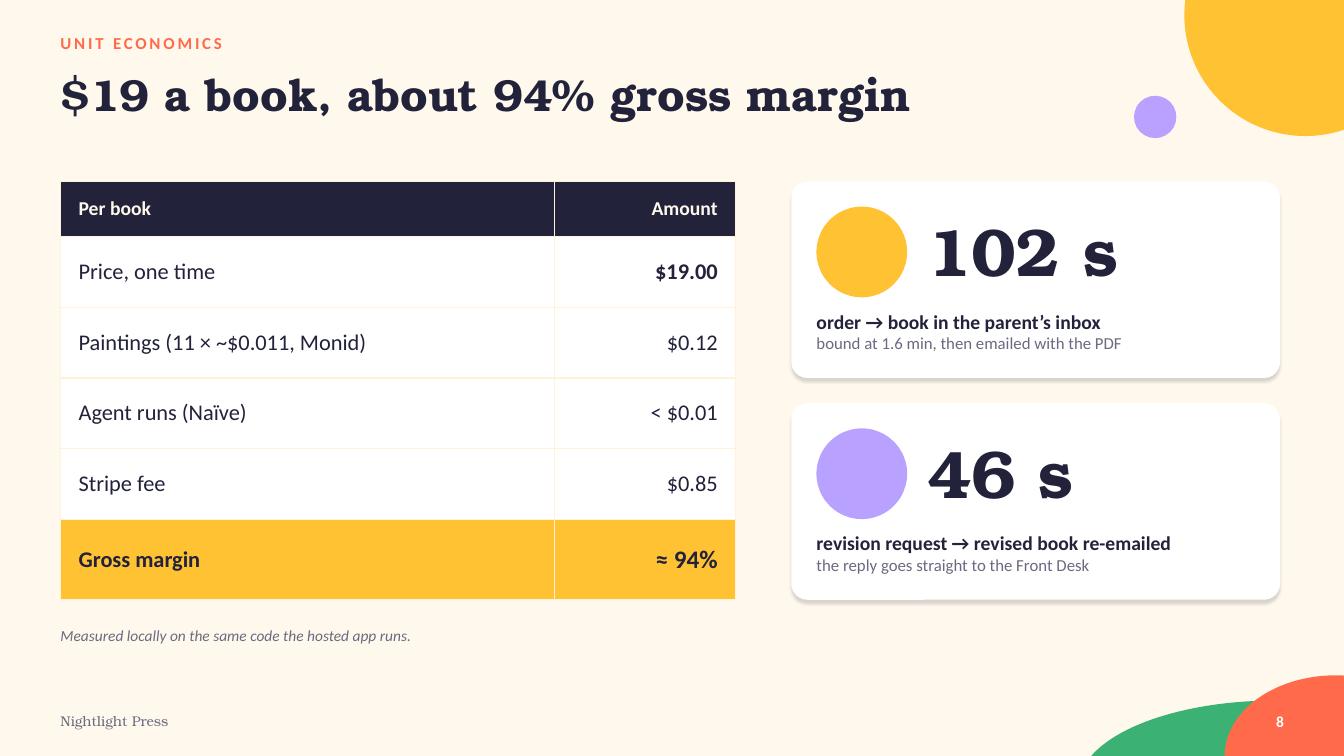
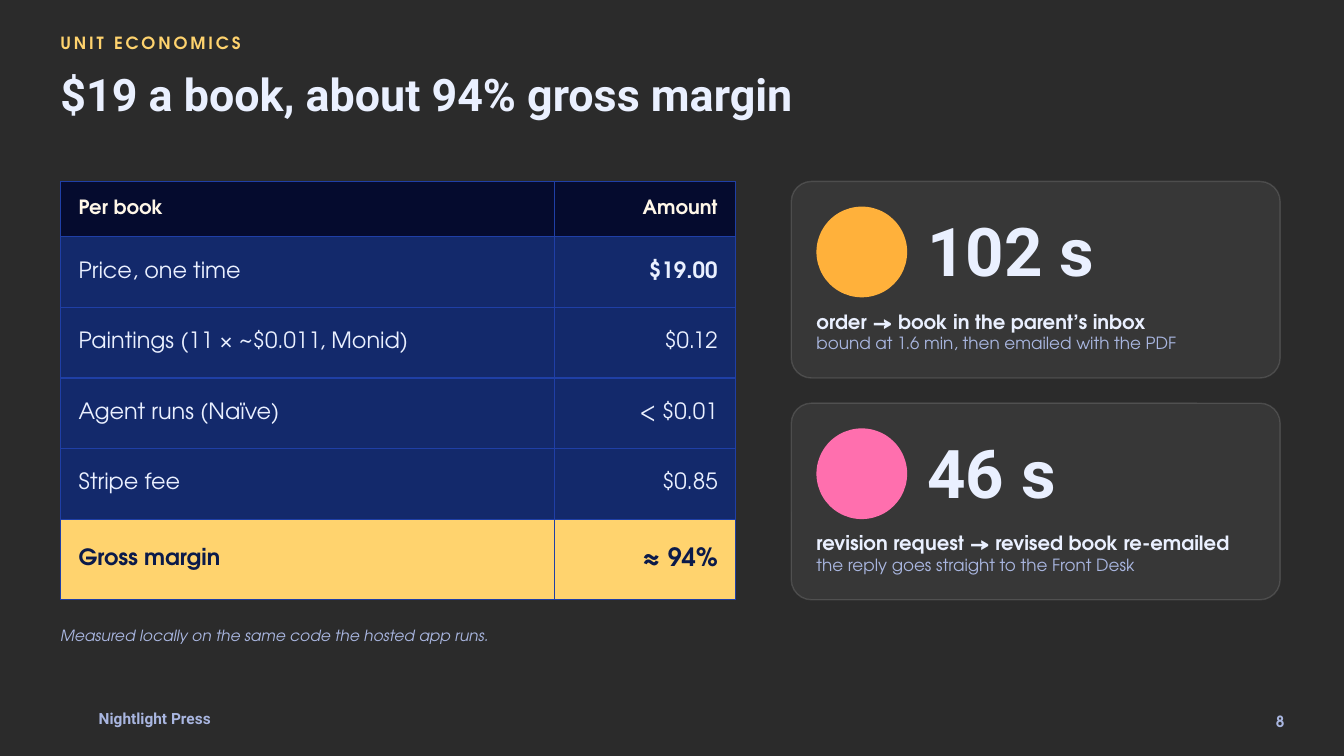
Before and after one commit to vnmoorthy/nightlight-press, a slide deck: slide 8 of deck/Nightlight.pptx. Drawn at 1344x756 pixels with LibreOffice and Linux fonts; fonts in the diff are those of the drawing; background and template pictures are left out; a plain dark background stands for a picture behind light text. Boxes give left, top, right and bottom in pixels: in the first picture for what was removed or moved away, otherwise in the second. Text is boxed around its words. In the diff, an @@ line names an element or a change of style, - is before the commit and + after.

Commit message:
Deck rebuilt on the Magic Hour theme with the final screens

```diff
--- a/deck/Nightlight.pptx
+++ b/deck/Nightlight.pptx
@@ background #FFF8EC to picture (left out) @@
@@ ellipse removed at bbox=[1185, 0, 1344, 136] @@
@@ text "UNIT ECONOMICS" at bbox=[60, 36, 240, 49]: font Calibri to TeX Gyre Adventor, text colour #FF6B4A to #FFD36E @@
@@ ellipse removed at bbox=[1134, 96, 1177, 138] @@
@@ table at bbox=[60, 181, 736, 574] @@
@@ fill #22223B to #050B2E in row 1 @@
@@ fill #FFFFFF to #13296B in 8 cells @@
@@ fill #FFC233 to #FFD36E in row 6 @@
@@ font Calibri to TeX Gyre Adventor @@
@@ text colour #FFF8EC to #FFF7E8 in "Per book", "Amount" @@
@@ text colour #22223B to #EAF0FF in "Price, one time", "$19.00", "Paintings (11 × ~$0.011, Monid)", "$0.12" and 4 more places @@
@@ text colour #22223B to #0B1A4A in "Gross margin", "≈ 94%" @@
@@ borders changed @@
@@ rounded rectangle at bbox=[791, 181, 1280, 378]: fill #FFFFFF to #FFFFFF at 6% opacity; outline none to #FFFFFF 1 pt; shadow off; proportions changed @@
@@ ellipse at bbox=[817, 207, 907, 297]: fill #FFC233 to #FFB13B @@
@@ text "order → book in the ..." at bbox=[816, 314, 1177, 350]: font Calibri to TeX Gyre Adventor; text colour #22223B to #EAF0FF in "order → book in the parent’s inbox"; text colour #6B6A80 to #A9B6E0 in "bound at 1.6 min, then emailed with ..." @@
@@ rounded rectangle at bbox=[791, 403, 1280, 600]: fill #FFFFFF to #FFFFFF at 6% opacity; outline none to #FFFFFF 1 pt; shadow off; proportions changed @@
@@ ellipse at bbox=[817, 429, 907, 519]: fill #B8A1FF to #FF6FAE @@
@@ font TeX Gyre Bonum to Roboto, text colour #22223B to #EAF0FF in 3 elements at bbox=[60, 74, 792, 121], bbox=[927, 227, 1095, 277], bbox=[927, 449, 1056, 499] @@
@@ text "revision request → revised book ..." at bbox=[816, 535, 1230, 575]: font Calibri to TeX Gyre Adventor; text colour #22223B to #EAF0FF in "revision request → revised book re-emailed"; text colour #6B6A80 to #A9B6E0 in "the reply goes straight to the Front ..." @@
@@ text "Measured locally on the same ..." at bbox=[60, 629, 489, 644]: font Calibri to TeX Gyre Adventor, text colour #6B6A80 to #A9B6E0 @@
@@ ellipse removed at bbox=[1225, 676, 1344, 756] @@
@@ text "Nightlight Press": place and size @@
-text "Nightlight Press" at bbox=[60, 716, 169, 730]
+text "Nightlight Press" at bbox=[99, 712, 211, 727]
@@ text "Nightlight Press" at bbox=[99, 712, 211, 727]: size 10 to 11 pt, font TeX Gyre Bonum to Roboto, text colour #6B6A80 to #A9B6E0, bold on @@
@@ ellipse removed at bbox=[1079, 701, 1344, 756] @@
@@ page number at bbox=[1276, 715, 1285, 727]: font Calibri to TeX Gyre Adventor, text colour #FFFFFF to #A9B6E0 @@
```
Also in this commit, not shown: 9 other slides changed, 1 other file.
